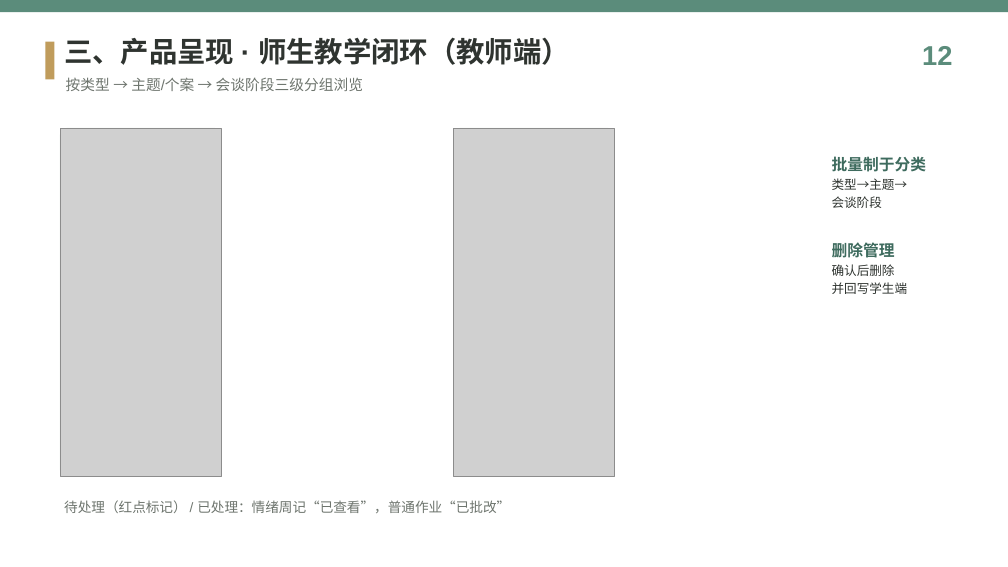
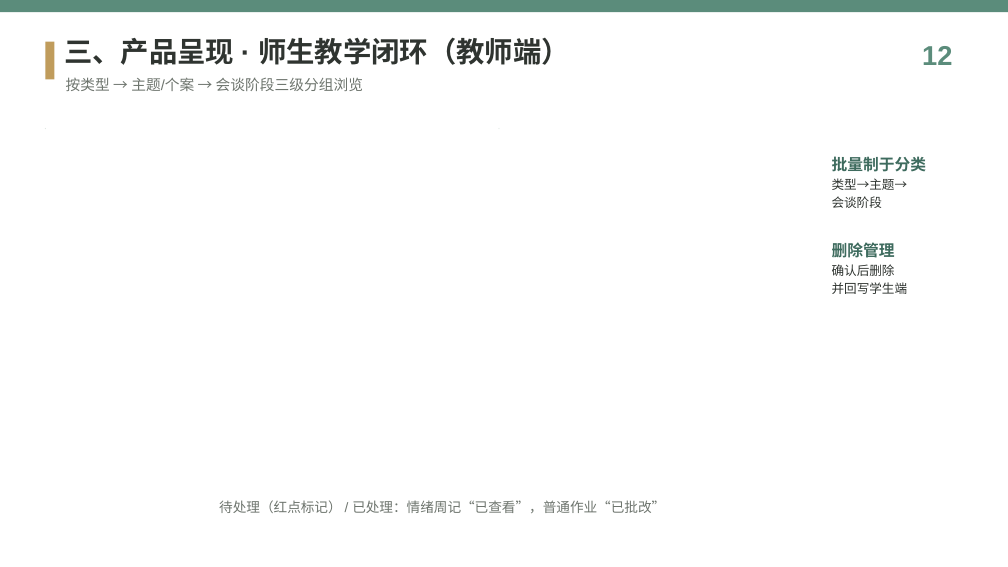
Before and after one commit to 7xlnn/-1, a slide deck: slide 12 of assets/知愈心理_产品介绍.pptx. Drawn at 1008x567 pixels with LibreOffice and Linux fonts; fonts in the diff are those of the drawing; grey boxes stand for pictures; background and template pictures are left out. Boxes give left, top, right and bottom in pixels: in the first picture for what was removed or moved away, otherwise in the second. Text is boxed around its words. In the diff, an @@ line names an element or a change of style, - is before the commit and + after.

Commit message:
docs: 重建产品介绍PPT——完整长截图不再截断，新增完整个案基本信息页；修复教师端"已处理"过滤bug与H5身份读取兼容
Coze-Commit-Type: user
Coze-User-ID: 2785501174576960
Coze-Conversation-ID: 13093574

```diff
--- a/assets/知愈心理_产品介绍.pptx
+++ b/assets/知愈心理_产品介绍.pptx
@@ rounded rectangle: place and size @@
-rounded rectangle at [60, 129, 222, 476]
+rounded rectangle at [45, 129, 45, 129]
@@ rounded rectangle at [45, 129, 45, 129]: proportions changed @@
@@ picture removed at [60, 129, 222, 476] @@
@@ picture removed at [454, 129, 615, 476] @@
@@ rounded rectangle at [499, 129, 499, 129]: proportions changed @@
@@ rounded rectangle: place and size @@
-rounded rectangle at [454, 129, 615, 476]
+rounded rectangle at [499, 129, 499, 129]
@@ text "待处理（红点标记） / 已处理：情绪周记“已查看”，普通作业“已批改”": place and size @@
-text "待处理（红点标记） / 已处理：情绪周记“已查看”，普通作业“已批改”" at [64, 500, 510, 513]
+text "待处理（红点标记） / 已处理：情绪周记“已查看”，普通作业“已批改”" at [219, 500, 665, 513]
```
Also in this commit, not shown: 7 other slides changed, 20 other files.
